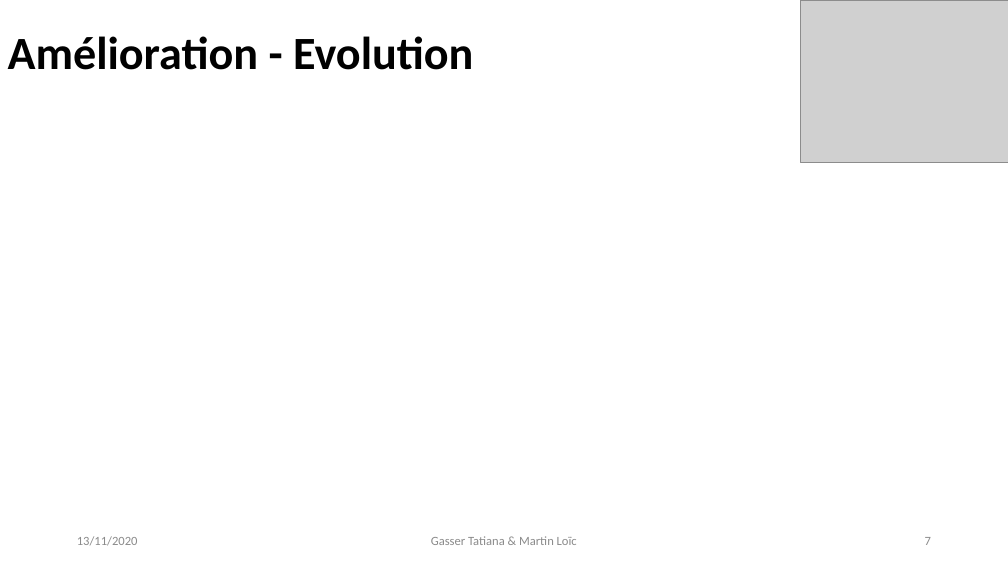
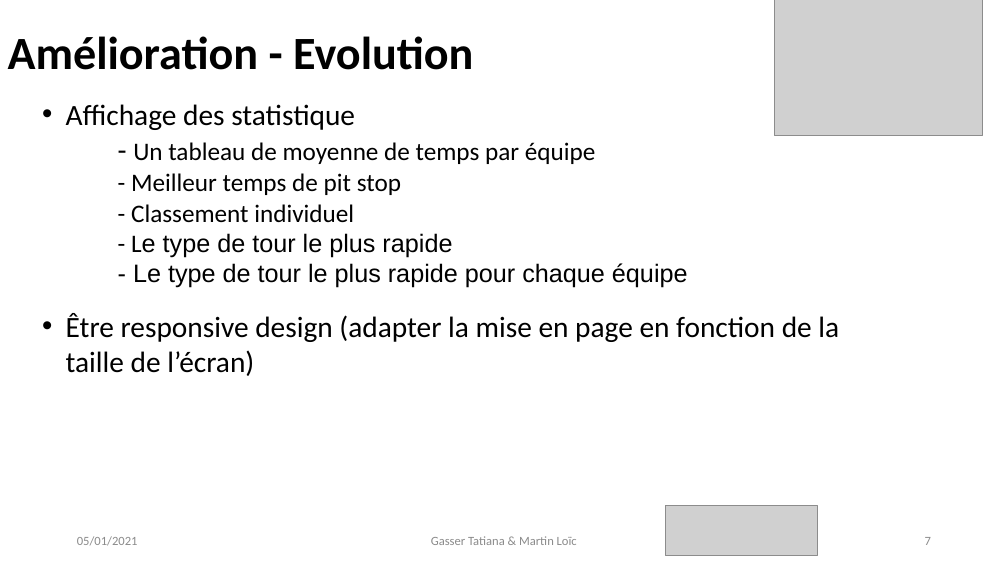
Before and after one commit to gxfab/LO52_A2020, a slide deck: slide 7 of Projet/Docs/Projet_Gasser_Martin.pptx. Drawn at 1008x567 pixels with LibreOffice and Linux fonts; fonts in the diff are those of the drawing; grey boxes stand for pictures. Boxes give left, top, right and bottom in pixels: in the first picture for what was removed or moved away, otherwise in the second. Text is boxed around its words. In the diff, an @@ line names an element or a change of style, - is before the commit and + after.

```diff
--- a/Projet/Docs/Projet_Gasser_Martin.pptx
+++ b/Projet/Docs/Projet_Gasser_Martin.pptx
@@ picture: place and size @@
-picture at <box>800,0,1008,162</box>
+picture at <box>774,0,982,135</box>
@@ text added at <box>66,104,688,288</box>, 24 pt, text #000000 @@
+• Affichage des statistique
+- Un tableau de moyenne de temps par équipe
+- Meilleur temps de pit stop
+- Classement individuel
+    - Le type de tour le plus rapide
+    - Le type de tour le plus rapide pour chaque équipe
@@ text added at <box>66,313,839,376</box>, 28 pt, text #000000 @@
+• Être responsive design (adapter la mise en page en fonction de la taille de l’écran)
@@ picture added at <box>665,506,817,556</box> @@
@@ text at <box>77,536,138,546</box>: text changed @@
-13/11/2020
+05/01/2021
```
Also in this commit, not shown: 5 other slides changed, 2 slides added, 1 slide removed, 13 other files.
